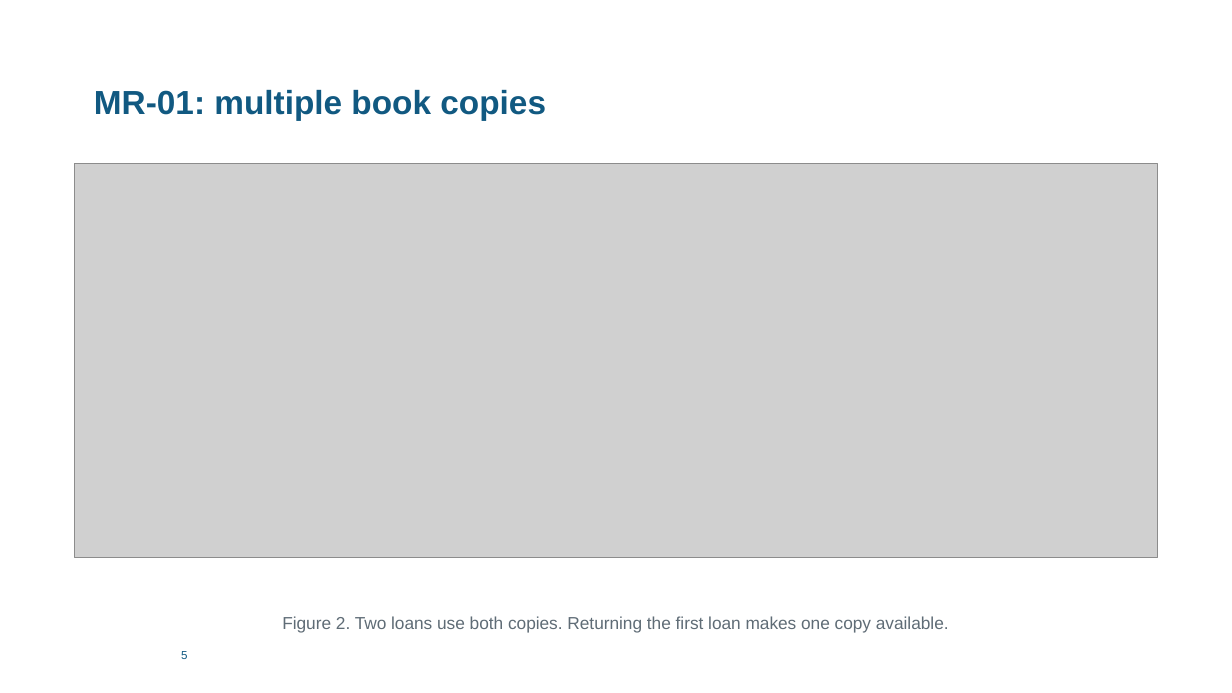
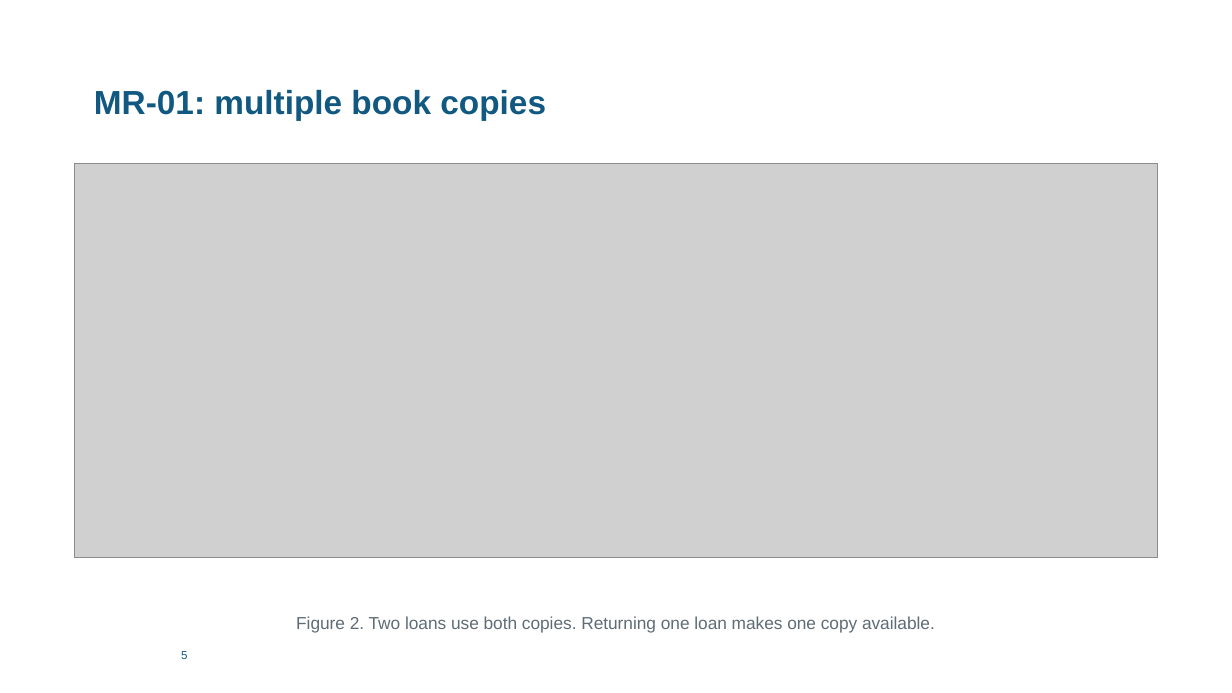
Before and after one commit to jurialamri6-eng/SE431-repository, a slide deck: slide 7 of Presentation/SE431_Presentation.pptx. Drawn at 1232x693 pixels with LibreOffice and Linux fonts; fonts in the diff are those of the drawing; grey boxes stand for pictures. Boxes give left, top, right and bottom in pixels: in the first picture for what was removed or moved away, otherwise in the second. Text is boxed around its words. In the diff, an @@ line names an element or a change of style, - is before the commit and + after.

Commit message:
09 Prepare current submission and record fresh verification
Update the current report, presentation and demonstration. Remove optional reference copies and preview assets from the current tree. Record fresh 33-test verification and quality measurements. Preserve the eight existing commits and their recorded authors and dates.

```diff
--- a/Presentation/SE431_Presentation.pptx
+++ b/Presentation/SE431_Presentation.pptx
@@ text at [296,616,935,633]: text changed @@
-Figure 2. Two loans use both copies. Returning the first loan makes one copy available.
+Figure 2. Two loans use both copies. Returning one loan makes one copy available.
```
Also in this commit, not shown: 11 other slides changed, 1 slide added, 1 slide removed, 55 other files.
